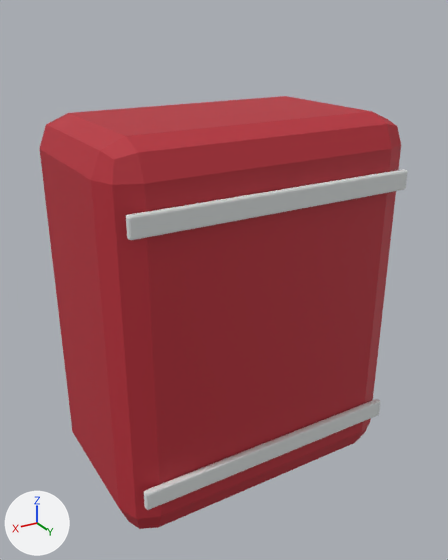
One commit to the FBX model Assets/Characters/Roles/SK_CityCourierPack.fbx: the scene before it, then after it.
The view is the same before and after, from a 50 mm camera at (0.355, 0.813, 1.609) aimed at (0.008, 0.234, 1.32). Lighting does not change. The marker at lower left points along +X, +Y and +Z. The picture after the commit comes second.

In view in the first picture: 'SK_CityCourierPack'.
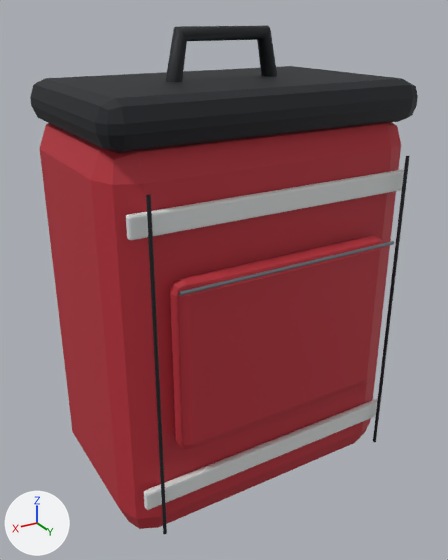
Where the change shows, as pixel boxes [x1, y1, x2, y2] in the pictures (448 x 560 px):
'SK_CityCourierPack', reshaped (18% taller)
    before: [40, 96, 408, 529]
    after: [30, 25, 418, 534]
part 1 of me_cube_002, added (black)
    after: [30, 66, 418, 153]
part 2 of me_cube_002, added (red)
    after: [170, 236, 384, 449]
part 3 of me_cube_002, added (black)
    after: [165, 25, 277, 82]
part 4 of me_cube_002, added
    after: [373, 156, 410, 442]
part 5 of me_cube_002, added (black)
    after: [146, 195, 167, 534]
part 6 of me_cube_002, added
    after: [179, 241, 394, 296]

Patch to the scene script:
```diff
--- a/Assets/Characters/Roles/SK_CityCourierPack.fbx.py
+++ b/Assets/Characters/Roles/SK_CityCourierPack.fbx.py
@@ mat_role_dark @@
+mat_role_dark = principled_material('Role_Dark')
+mat_role_dark.base_color = (0.005, 0.007, 0.011)  # black #10141b
+mat_role_dark.roughness = 0.68
@@ mat_role_steel @@
+mat_role_steel = principled_material('Role_Steel')
+mat_role_steel.base_color = (0.22, 0.25, 0.28)  # grey #818990
+mat_role_steel.metallic = 0.7
+mat_role_steel.roughness = 0.35
@@ me_cube_002 @@
 # used by ob_sk_citycourierpack; location = (0.0, 0.0, 0.0)
-me_cube_002.from_pydata(...)  # 168 vertices, 162 faces; spans x -0.18..0.18, y 0.1..0.339, z 1.07..1.51
+me_cube_002.from_pydata(...)  # 348 vertices, 306 faces; spans x -0.18..0.18, y 0.1..0.363, z 1.07..1.597
+# me_cube_002 part 1: a new loose piece of 56 vertices spanning x -0.18..0.18, y 0.104..0.336, z 1.5..1.546, in mat_role_dark (black #10141b)
+# me_cube_002 part 2: a new loose piece of 44 vertices spanning x -0.13..0.13, y 0.331..0.355, z 1.195..1.385, in mat_role_red (red #b82c38)
+# me_cube_002 part 3: a new loose piece of 32 vertices spanning x -0.069..0.069, y 0.211..0.229, z 1.538..1.597, in mat_role_dark (black #10141b)
+# me_cube_002 part 4: a new loose piece of 16 vertices spanning x -0.152..-0.148, y 0.347..0.351, z 1.1..1.47, in mat_role_dark (black #10141b)
+# me_cube_002 part 5: a new loose piece of 16 vertices spanning x 0.148..0.152, y 0.347..0.351, z 1.1..1.47, in mat_role_dark (black #10141b)
+# me_cube_002 part 6: a new loose piece of 16 vertices spanning x -0.13..0.13, y 0.359..0.363, z 1.378..1.382, in mat_role_steel (grey #818990)
 me_cube_002.materials.append(mat_role_red)
 me_cube_002.materials.append(mat_role_white)
+me_cube_002.materials.append(mat_role_dark)  # black #10141b
+me_cube_002.materials.append(mat_role_steel)  # grey #818990
```
